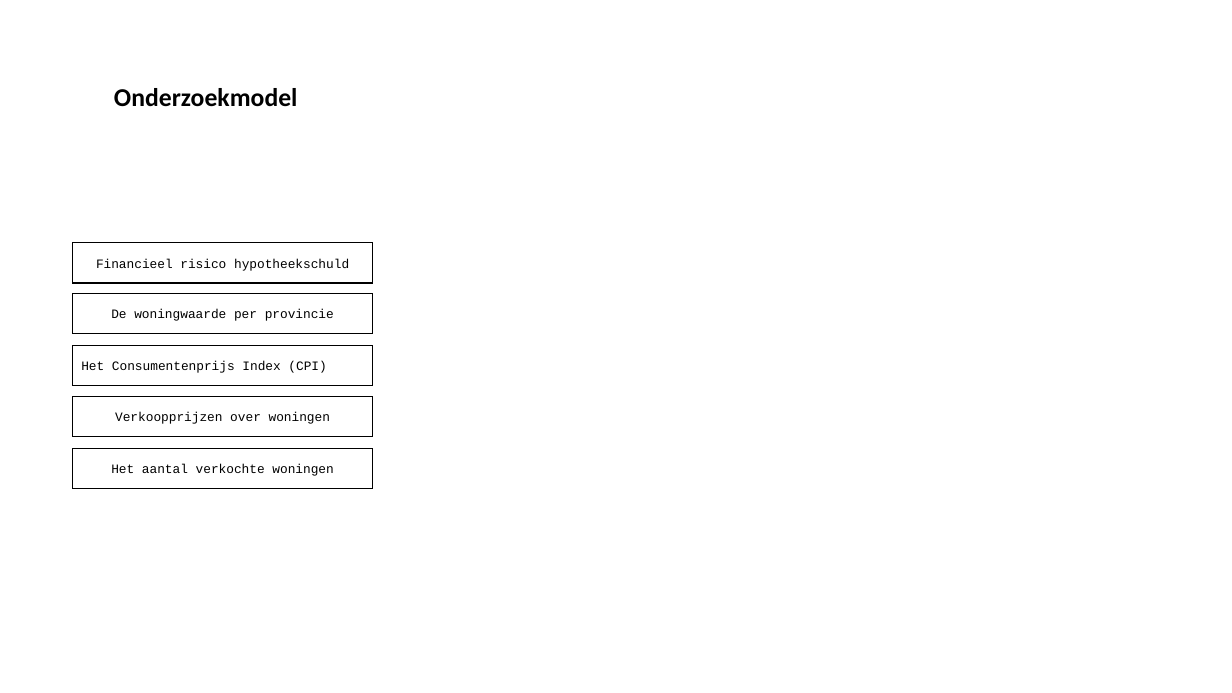
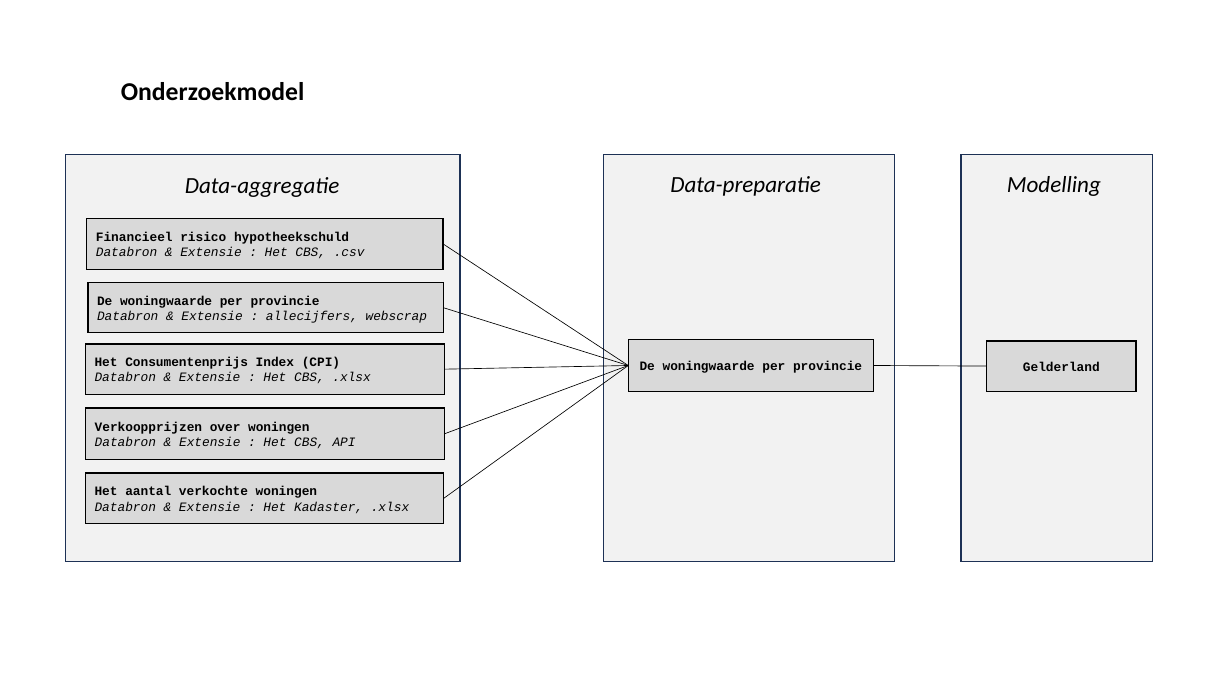
Before and after one commit to y-anwari/Invloeden_op_huizenprijs, a slide deck: slide 1 of Het onderzoekmodel.pptx. Drawn at 1232x693 pixels with LibreOffice and Linux fonts; fonts in the diff are those of the drawing. Boxes give left, top, right and bottom in pixels: in the first picture for what was removed or moved away, otherwise in the second. Text is boxed around its words. In the diff, an @@ line names an element or a change of style, - is before the commit and + after.

Commit message:
Onderzoekmodel

```diff
--- a/Het onderzoekmodel.pptx
+++ b/Het onderzoekmodel.pptx
@@ title "Onderzoekmodel": place and size @@
-title "Onderzoekmodel" at bbox=[114, 88, 298, 107]
+title "Onderzoekmodel" at bbox=[121, 82, 305, 101]
@@ rectangle added at bbox=[66, 154, 460, 562], fill #F2F2F2, outline #1E3256 1 pt @@
@@ text added at bbox=[185, 177, 339, 197], 18 pt, text #000000, italic @@
+Data-aggregatie
@@ rectangle added at bbox=[604, 154, 895, 562], fill #F2F2F2, outline #1E3256 1 pt @@
@@ text added at bbox=[670, 176, 821, 196], 18 pt, text #000000, italic @@
+Data-preparatie
@@ rectangle added at bbox=[961, 154, 1153, 562], fill #F2F2F2, outline #1E3256 1 pt @@
@@ text added at bbox=[1007, 176, 1101, 196], 18 pt, text #000000, italic @@
+Modelling
@@ fill none to #D9D9D9 in 5 elements at bbox=[88, 283, 443, 334], bbox=[86, 344, 445, 395], bbox=[86, 473, 445, 523], bbox=[86, 409, 445, 460], bbox=[87, 218, 444, 269] @@
@@ rectangle "Financieel risico hypotheekschuld": place and size @@
-rectangle "Financieel risico hypotheekschuld" at bbox=[72, 243, 372, 284]
+rectangle "Financieel risico hypotheekschuld" at bbox=[87, 218, 444, 269]
@@ text in rectangle at bbox=[96, 232, 349, 244]: bold on in "Financieel risico hypotheekschuld"; alignment centre to left @@
@@ text in rectangle at bbox=[96, 247, 365, 258]: paragraph added @@
+Databron & Extensie : Het CBS, .csv
@@ line added from (444, 244) to (628, 366), #000000 0.5 pt @@
@@ rectangle "De woningwaarde per provincie": place and size @@
-rectangle "De woningwaarde per provincie" at bbox=[72, 294, 372, 335]
+rectangle "De woningwaarde per provincie" at bbox=[88, 283, 443, 334]
@@ text in rectangle at bbox=[97, 295, 320, 308]: bold on in "De woningwaarde per provincie"; alignment centre to left @@
@@ text in rectangle at bbox=[97, 311, 427, 323]: paragraph added @@
+Databron & Extensie : allecijfers, webscrap
@@ line added from (444, 308) to (628, 366), #000000 0.5 pt @@
@@ rectangle "Het Consumentenprijs Index (CPI)": place and size @@
-rectangle "Het Consumentenprijs Index (CPI)" at bbox=[72, 346, 372, 386]
+rectangle "Het Consumentenprijs Index (CPI)" at bbox=[86, 344, 445, 395]
@@ text in rectangle at bbox=[95, 357, 340, 369]: bold on in "Het Consumentenprijs Index (CPI)" @@
@@ rectangle added at bbox=[628, 340, 873, 392], fill #D9D9D9, outline #000000 1 pt, 10 pt, text #000000, bold @@
+De woningwaarde per provincie
@@ rectangle added at bbox=[987, 341, 1137, 391], fill #D9D9D9, outline #000000 1 pt, 10 pt, text #000000, bold @@
+Gelderland
@@ text in rectangle at bbox=[95, 372, 370, 383]: paragraph added @@
+Databron & Extensie : Het CBS, .xlsx
@@ line added from (444, 498) to (628, 366), #000000 0.5 pt @@
@@ line added from (445, 370) to (628, 366), #000000 0.5 pt @@
@@ line added from (445, 433) to (628, 366), #000000 0.5 pt @@
@@ line added from (873, 366) to (987, 366), #000000 0.5 pt @@
@@ rectangle "Verkoopprijzen over woningen": place and size @@
-rectangle "Verkoopprijzen over woningen" at bbox=[72, 396, 372, 437]
+rectangle "Verkoopprijzen over woningen" at bbox=[86, 409, 445, 460]
@@ text in rectangle at bbox=[95, 437, 356, 448]: paragraph added @@
+Databron & Extensie : Het CBS, API
@@ text in rectangle at bbox=[95, 422, 309, 434]: bold on in "Verkoopprijzen over woningen"; alignment centre to left @@
@@ rectangle "Het aantal verkochte woningen": place and size @@
-rectangle "Het aantal verkochte woningen" at bbox=[72, 448, 372, 489]
+rectangle "Het aantal verkochte woningen" at bbox=[86, 473, 445, 523]
@@ text in rectangle at bbox=[95, 501, 409, 513]: paragraph added @@
+Databron & Extensie : Het Kadaster, .xlsx
@@ text in rectangle at bbox=[95, 486, 317, 498]: bold on in "Het aantal verkochte woningen"; alignment centre to left @@
```
Also in this commit, not shown: 3 other files.
